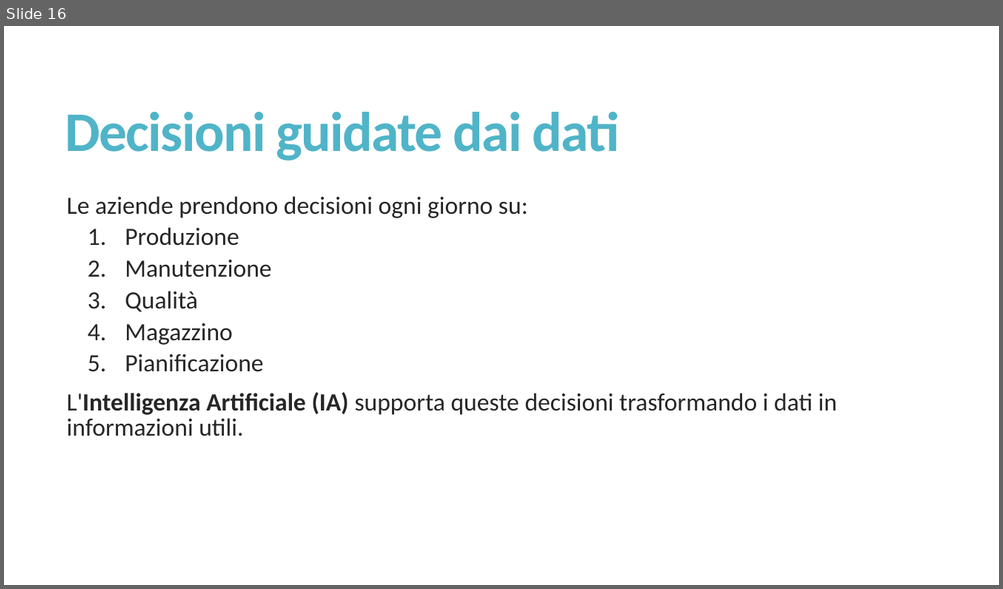
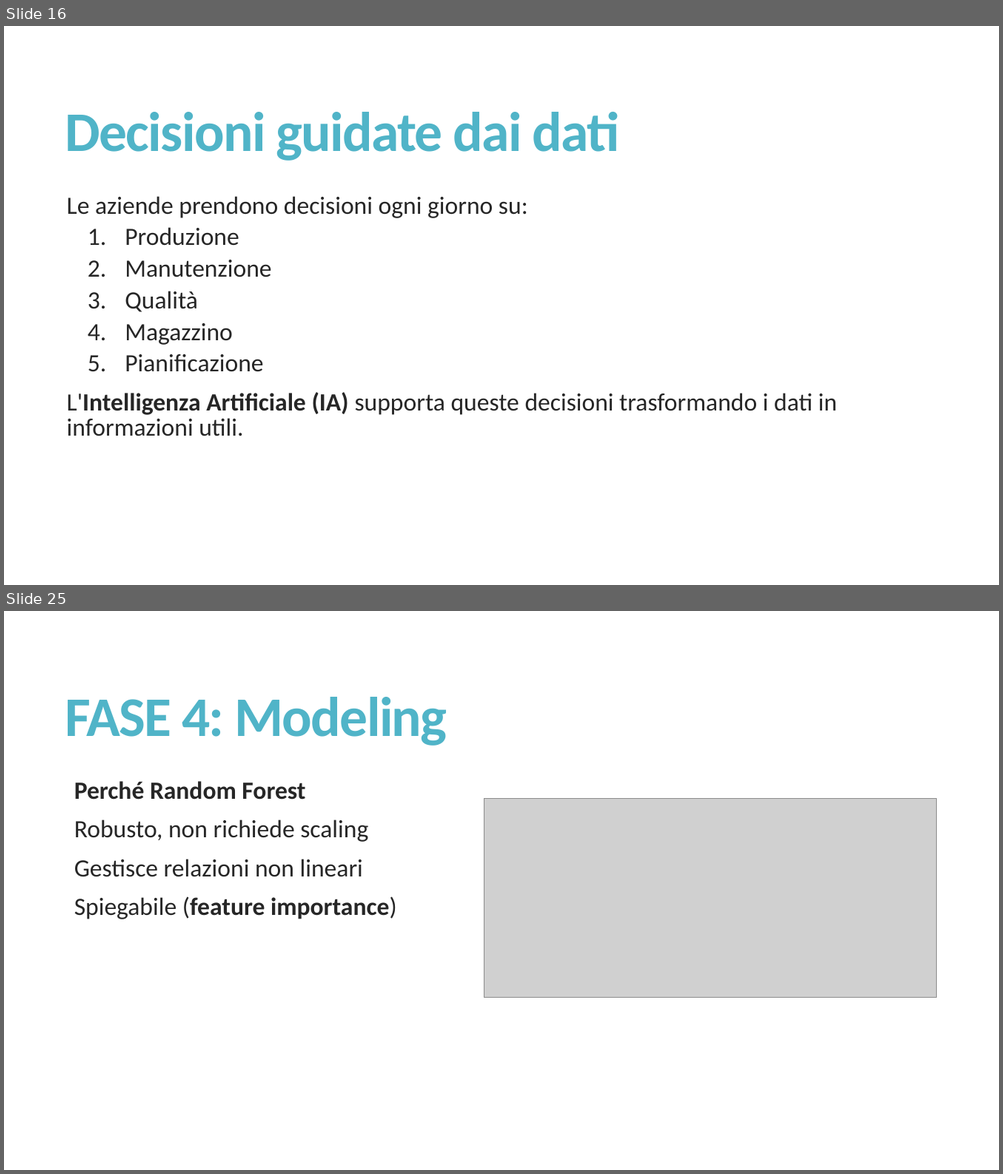
Before and after one commit to misterkilgore/machine_learning_4_pmi, a slide deck: slides/Innovazione con l’IA - Lezione 1.pptx. Shown one above the other, each under a label of ours: slide 16 before the commit, slides 16 and 25 after it; the slides between them are not shown. The pictures are 1003x589 and 1003x1174 pixels, drawn with LibreOffice and Linux fonts; fonts in the diff are those of the drawing; grey boxes stand for pictures. Boxes give left, top, right and bottom in pixels: in the first picture for what was removed or moved away, otherwise in the second. Text is boxed around its words. In the diff, an @@ line names an element or a change of style, - is before the commit and + after.

```diff
--- a/slides/Innovazione con l’IA - Lezione 1.pptx
+++ b/slides/Innovazione con l’IA - Lezione 1.pptx
@@ slide 25 added at box(4, 611, 999, 1170), background #FFFFFF @@
@@ title added at box(65, 697, 447, 746), 54 pt, text #50B4C8, bold @@
+FASE 4: Modeling
@@ text added at box(74, 781, 397, 920), 24 pt, text #262626 @@
+  Perché Random Forest
+  Robusto, non richiede scaling
+  Gestisce relazioni non lineari
+  Spiegabile (feature importance)
@@ picture added at box(484, 798, 936, 997) @@
```
Also in this commit, not shown: 3 slides changed, 8 other slides added, 1 other file.
